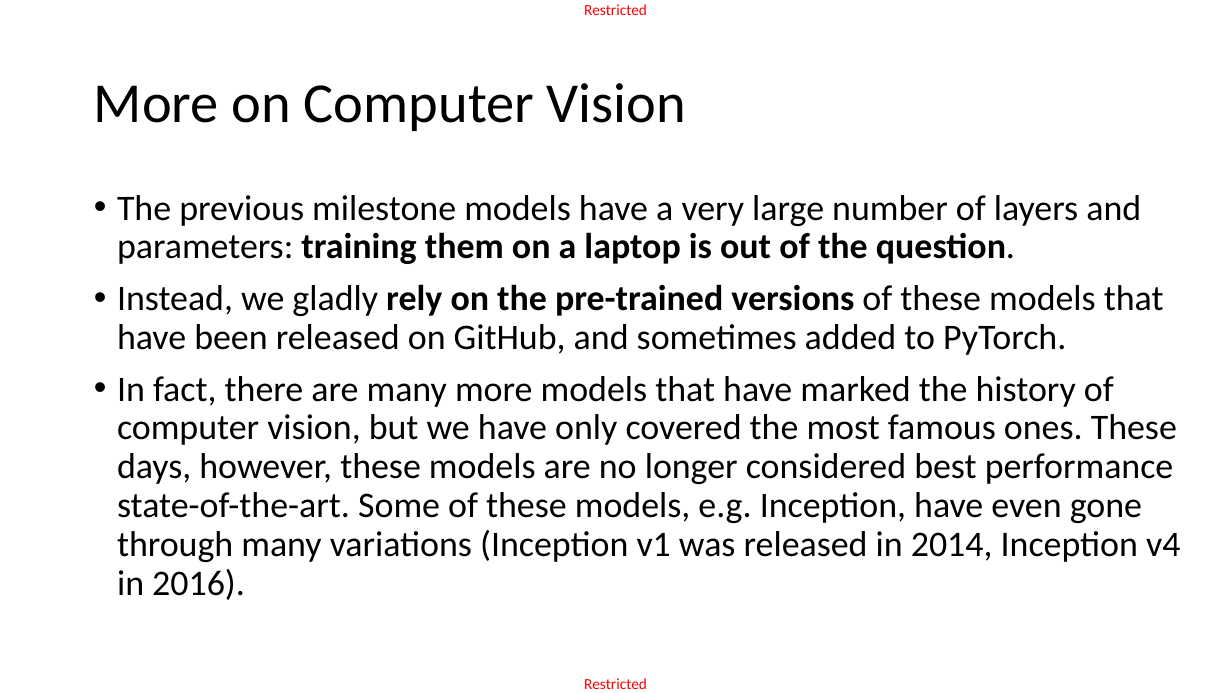
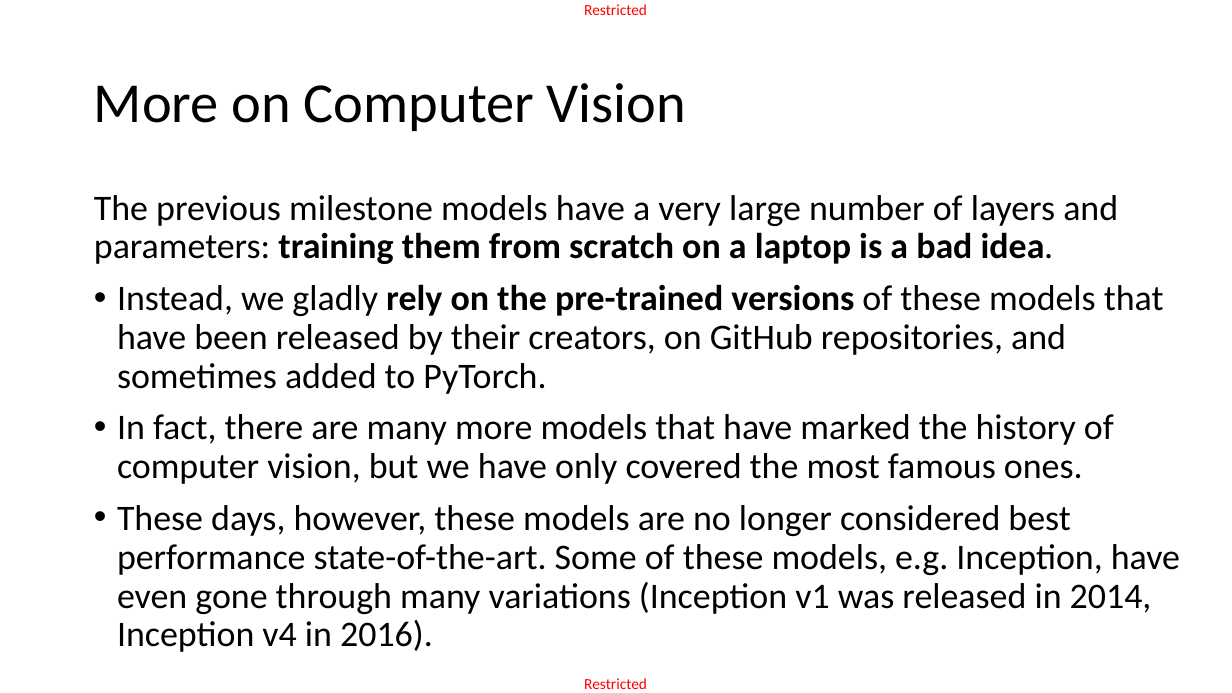
Before and after one commit to matthieudemari/SUTD_DL_50_039, a slide deck: slide 44 of W4/3. W4S3 final/W4S3.pptx. Drawn at 1232x693 pixels with LibreOffice and Linux fonts; fonts in the diff are those of the drawing. Boxes give left, top, right and bottom in pixels: in the first picture for what was removed or moved away, otherwise in the second. Text is boxed around its words. In the diff, an @@ line names an element or a change of style, - is before the commit and + after.

```diff
--- a/W4/3. W4S3 final/W4S3.pptx
+++ b/W4/3. W4S3 final/W4S3.pptx
@@ text at [94,195,1180,652]: text changed @@
-• The previous milestone models have a very large number of layers and parameters: training them on a laptop is out of the question.
-• Instead, we gladly rely on the pre-trained versions of these models that have been released on GitHub, and sometimes added to PyTorch.
-• In fact, there are many more models that have marked the history of computer vision, but we have only covered the most famous ones. These days, however, these models are no longer considered best performance state-of-the-art. Some of these models, e.g. Inception, have even gone through many variations (Inception v1 was released in 2014, Inception v4 in 2016).
+The previous milestone models have a very large number of layers and parameters: training them from scratch on a laptop is a bad idea.
+• Instead, we gladly rely on the pre-trained versions of these models that have been released by their creators, on GitHub repositories, and sometimes added to PyTorch.
+• In fact, there are many more models that have marked the history of computer vision, but we have only covered the most famous ones.
+• These days, however, these models are no longer considered best performance state-of-the-art. Some of these models, e.g. Inception, have even gone through many variations (Inception v1 was released in 2014, Inception v4 in 2016).
```
Also in this commit, not shown: 1 slide added, 15 other files.
